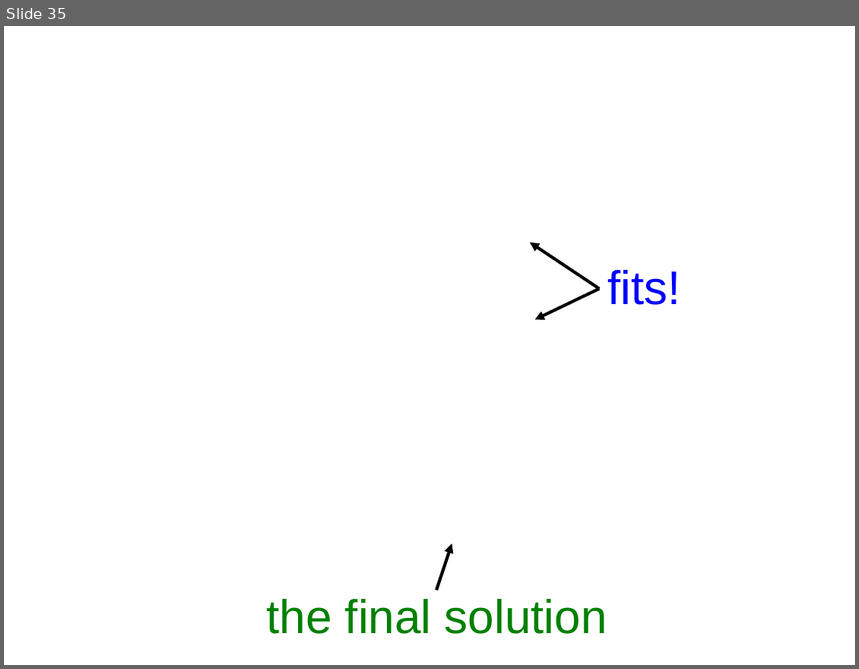
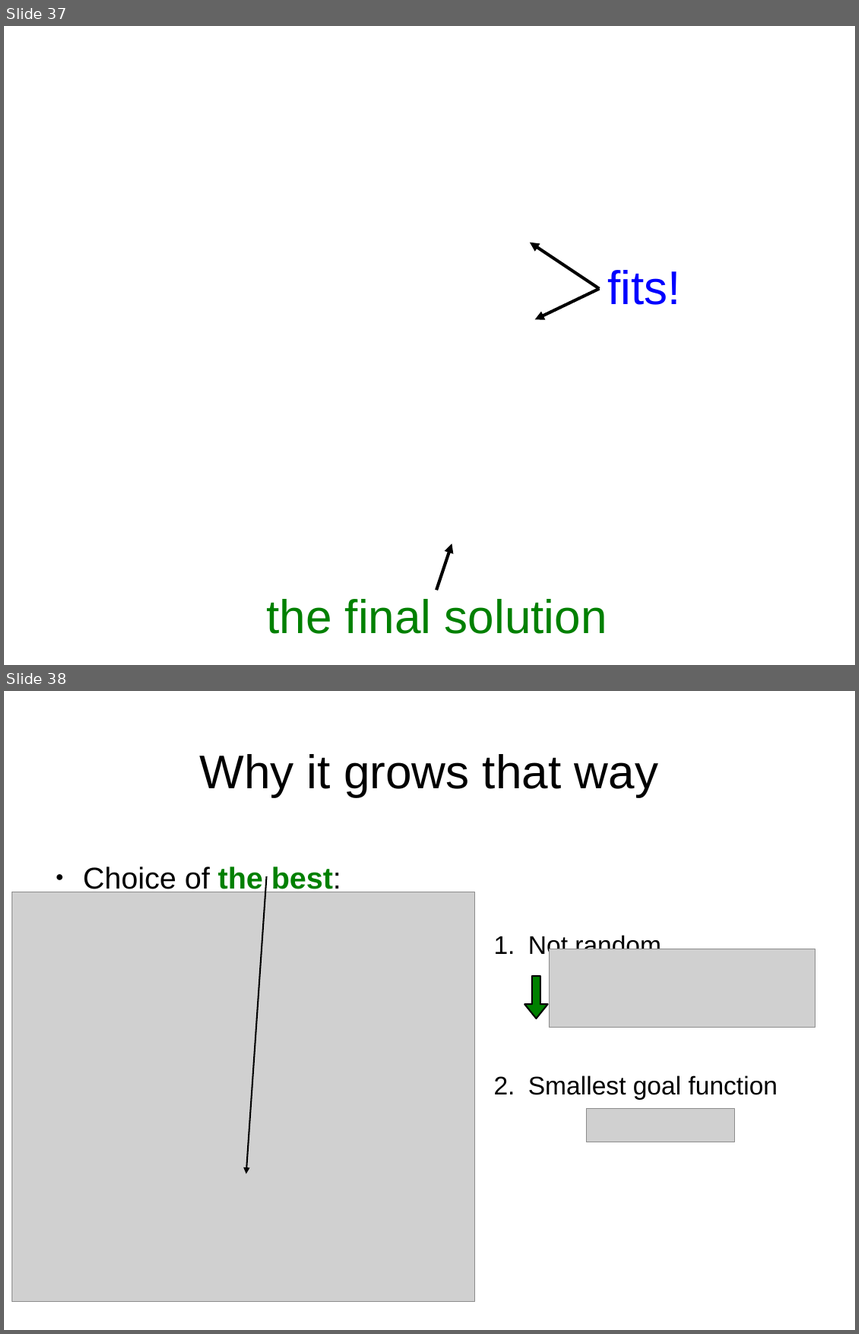
Before and after one commit to leouieda/agu-cancun2013, a slide deck: presentation/uieda_oliveirajr_barbosa.odp. Shown one above the other, each under a label of ours: slide 35 before the commit, slides 37 and 38 after it. The pictures are 859x669 and 859x1334 pixels, drawn with LibreOffice and Linux fonts; fonts in the diff are those of the drawing; grey boxes stand for pictures; background and template pictures are left out. Boxes give left, top, right and bottom in pixels: in the first picture for what was removed or moved away, otherwise in the second. Text is boxed around its words. In the diff, an @@ line names an element or a change of style, - is before the commit and + after.

```diff
--- a/presentation/uieda_oliveirajr_barbosa.odp
+++ b/presentation/uieda_oliveirajr_barbosa.odp
@@ slide 38 added at <box>4,691,855,1330</box>, background #FFFFFF @@
@@ title added at <box>200,754,658,797</box>, 44 pt, text #000000 @@
+Why it grows that way
@@ text added at <box>83,867,341,894</box>, 28 pt, text #000000 @@
+● Choice of the best:
@@ picture added at <box>12,892,475,1301</box> @@
@@ arrow added from (267, 876) to (246, 1174), #000000 1.45 pt @@
@@ text added at <box>528,933,778,1100</box>, 23.8 pt, text #000000 @@
+1. Not random
+2. Smallest goal function
@@ picture added at <box>550,949,816,1027</box> @@
@@ down arrow added at <box>525,976,547,1019</box>, fill #008000, outline #000000 1.45 pt @@
@@ picture added at <box>586,1109,734,1142</box> @@
@@ what was slide 35 is now slide 37 @@
```
Also in this commit, not shown: 3 slides changed, 5 other slides added.
